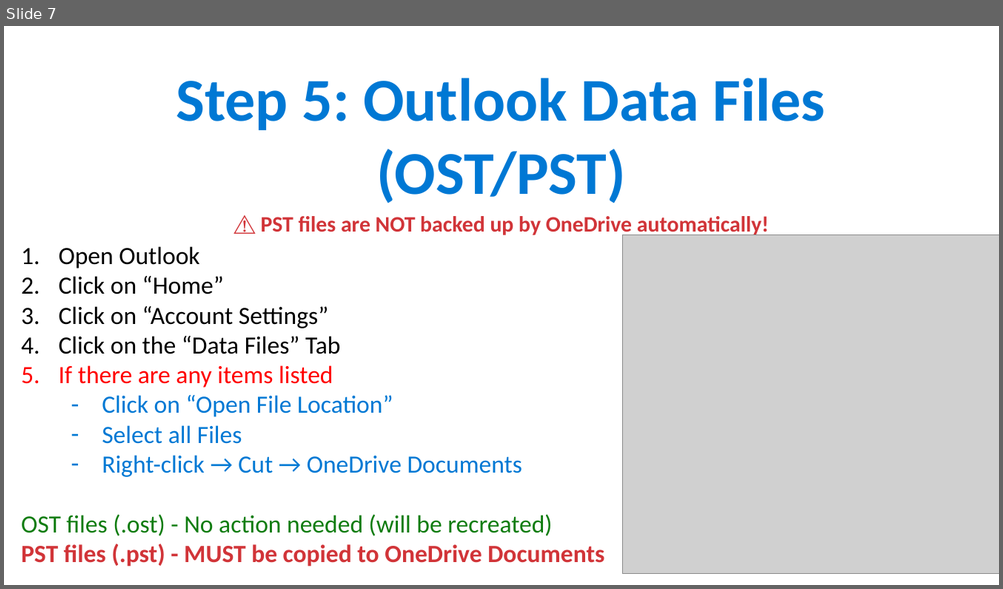
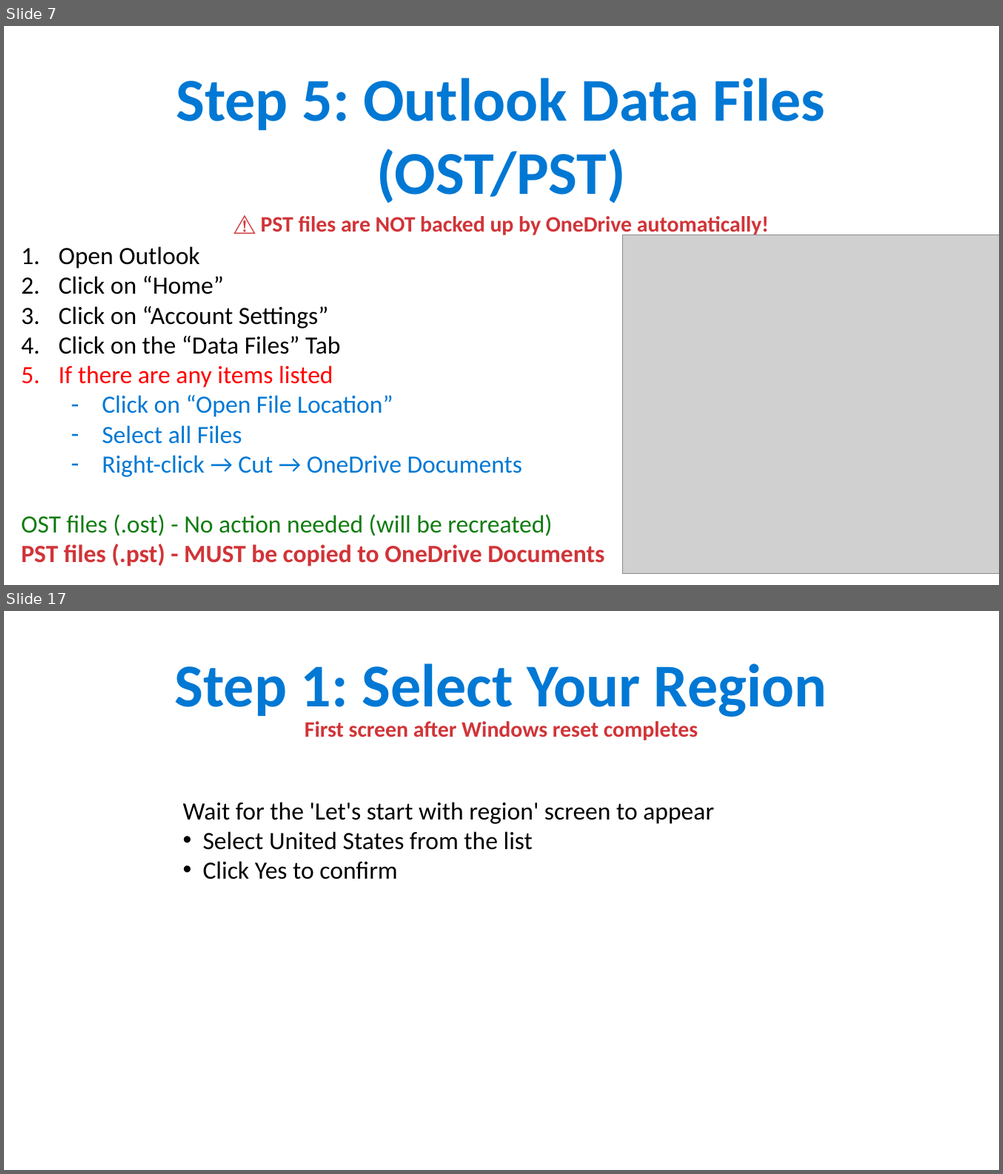
Before and after one commit to ipsghonline/tmp, a slide deck: presentation/Phase1-Backup-Guide.pptx. Shown one above the other, each under a label of ours: slide 7 before the commit, slides 7 and 17 after it; the slides between them are not shown. The pictures are 1003x589 and 1003x1174 pixels, drawn with LibreOffice and Linux fonts; fonts in the diff are those of the drawing; grey boxes stand for pictures. Boxes give left, top, right and bottom in pixels: in the first picture for what was removed or moved away, otherwise in the second. Text is boxed around its words. In the diff, an @@ line names an element or a change of style, - is before the commit and + after.

```diff
--- a/presentation/Phase1-Backup-Guide.pptx
+++ b/presentation/Phase1-Backup-Guide.pptx
@@ slide 17 added at [4,611,999,1170], background #FFFFFF @@
@@ text added at [175,664,827,717], 44 pt, text #0078D4, bold @@
+Step 1: Select Your Region
@@ text added at [304,721,697,741], 16 pt, text #D13438, bold @@
+First screen after Windows reset completes
@@ text added at [183,802,714,880], 18 pt, text #000000 @@
+Wait for the 'Let's start with region' screen to appear
+• Select United States from the list
+• Click Yes to confirm
```
Also in this commit, not shown: 1 slide changed, 20 other slides added, 1 slide removed.
